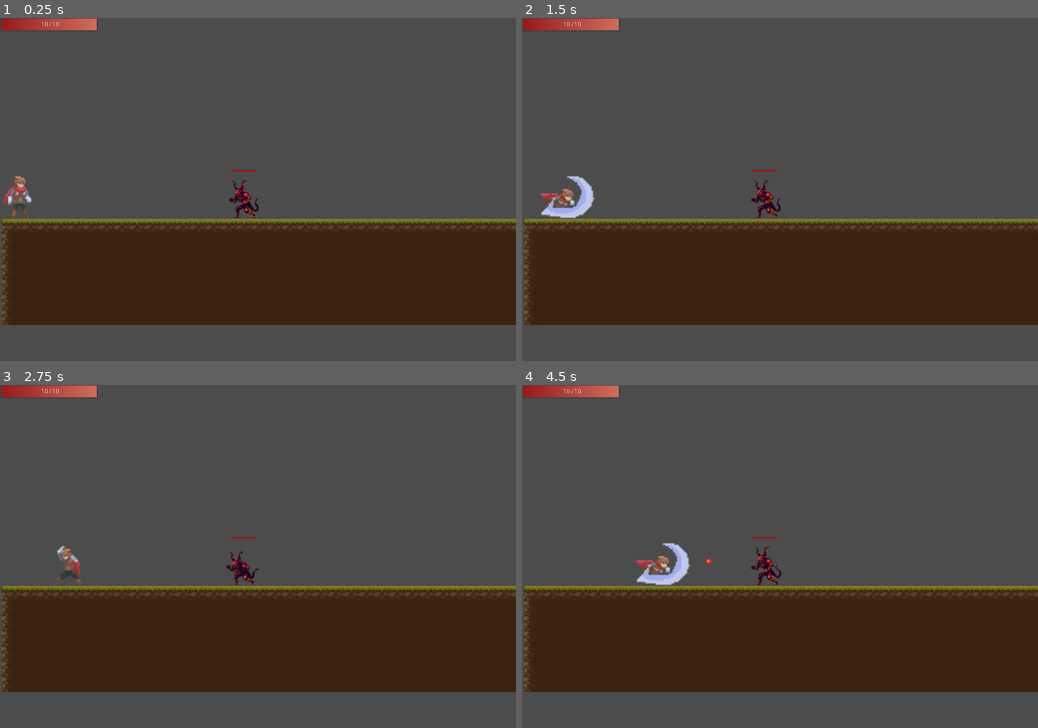
Above: before the commit, frames 1-4 (two rows, left to right).
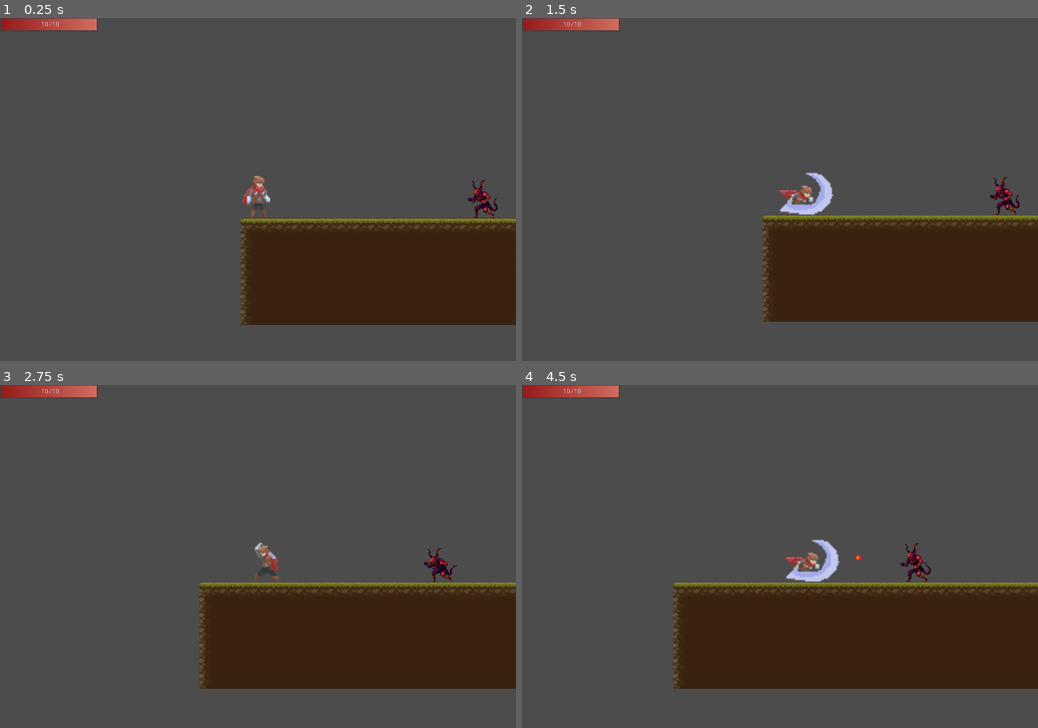
Above: after the commit, the same moments.

Repository: ArtyomKr/2d-scroller-demo
Game: Godot game, scene res://scenes/Main.tscn
Two runs of this game, one before a commit and one after it. Both use one fixed random seed, a clock stepped at 60 frames per second and the inputs below.
Inputs (mouse positions are in pixels of both pictures, inside the frame that each line leads up to):
- Up to frame 1 (0.25 s): no input
- Up to frame 2 (1.5 s): move the mouse to (893, 172) at 0.52 s; hold Right (ui_right) from 0.53 s (still down); click (893, 172) at 0.6 s; tap Space (jump) at 0.77 s; move the mouse to (676, 206) at 1.27 s; click (676, 206) at 1.35 s
- Up to frame 3 (2.75 s): tap Space (jump) at 1.52 s; move the mouse to (309, 481) at 2.02 s; release Right (ui_right) at 2.03 s; hold Left (ui_left) from 2.03 s (still down); click (309, 481) at 2.1 s
- Up to frame 4 (4.5 s): move the mouse to (754, 625) at 2.77 s; release Left (ui_left) at 2.78 s; hold Right (ui_right) 2.78-4.28 s; click (754, 625) at 2.85 s; tap Space (jump) at 3.02, 3.77 s; move the mouse to (934, 607) at 3.52 s; click (934, 607) at 3.6 s; move the mouse to (625, 505) at 4.27 s; hold Left (ui_left) from 4.28 s (still down); click (625, 505) at 4.35 s

The runs differ from the first frame. In frame 1, 16% of the frame differs, in the area x 0-100%, y 44-90%; in frame 2, 18%; in frame 3, 15%; in frame 4, 13%.

Commit message:
feat: add crouch animation, add camera to player

Diff:
--- a/scenes/actors/enemies/Demon/Demon.gd
+++ b/scenes/actors/enemies/Demon/Demon.gd
@@ -37,7 +37,6 @@
 
 func _physics_process(_delta):
 	manage_state()
-	print(AlertTimer.time_left)
 
 
 func start(pos: Vector2):
--- a/scenes/actors/enemies/Demon/Demon.tscn
+++ b/scenes/actors/enemies/Demon/Demon.tscn
@@ -380,6 +380,7 @@
 shape = SubResource( 20 )
 
 [node name="HPBar" parent="." instance=ExtResource( 1 )]
+visible = false
 anchor_left = 0.5
 anchor_right = 0.5
 margin_left = -25.0
--- a/scenes/actors/player/Player.gd
+++ b/scenes/actors/player/Player.gd
@@ -66,17 +66,19 @@
 			pass
 		STATE.IDLE:
 			velocity = move_and_slide_with_snap(velocity, Vector2.DOWN, Vector2.UP)
+			current_animation = "idle_0"
 
 			if is_on_floor() && abs(direction) > 0:
 				_state = STATE.WALKING
 			if Input.is_action_just_pressed("attack"):
 				_state = STATE.ATTACKING
+			if Input.get_action_strength("ui_down") > 0.3:
+				current_animation = "crouch"
 			if !is_on_floor():
 				_state = STATE.IN_AIR
 			if is_on_floor() && Input.is_action_just_pressed("jump"):
 				velocity.y -= jump_force
 				_state = STATE.IN_AIR
-			current_animation = "idle_0"
 		STATE.WALKING:
 			velocity = move_and_slide_with_snap(velocity, Vector2.DOWN, Vector2.UP)
 			current_animation = "run"
--- a/scenes/actors/player/Player.tscn
+++ b/scenes/actors/player/Player.tscn
@@ -863,4 +863,13 @@
 position = Vector2( 1.33333, 5.66667 )
 shape = SubResource( 2 )
 
+[node name="Camera2D" type="Camera2D" parent="."]
+current = true
+drag_margin_h_enabled = true
+smoothing_enabled = true
+drag_margin_left = 0.1
+drag_margin_top = 0.05
+drag_margin_right = 0.1
+drag_margin_bottom = 0.05
+
 [connection signal="area_entered" from="PlayerAttackArea" to="." method="_on_PlayerAttackArea_area_entered"]
